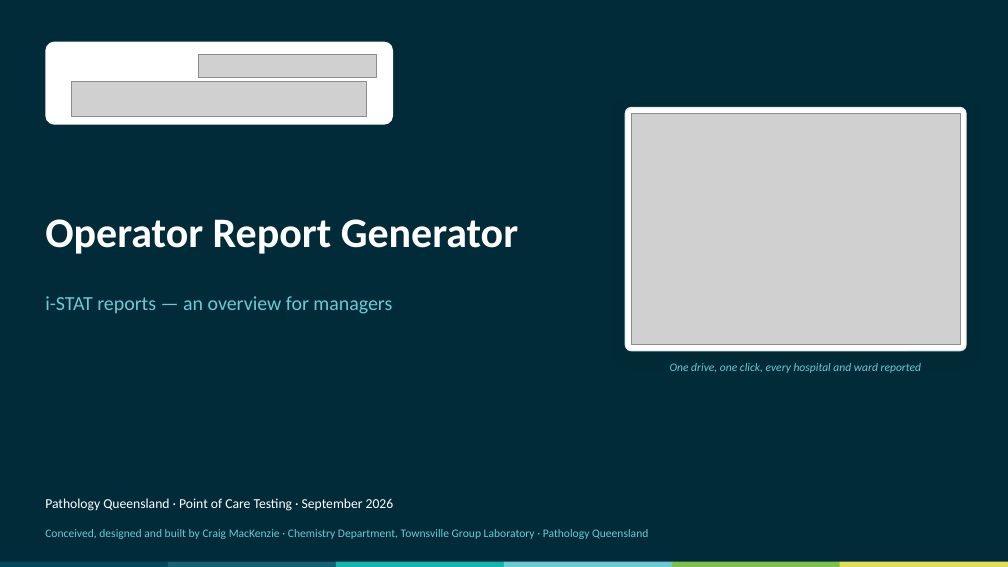
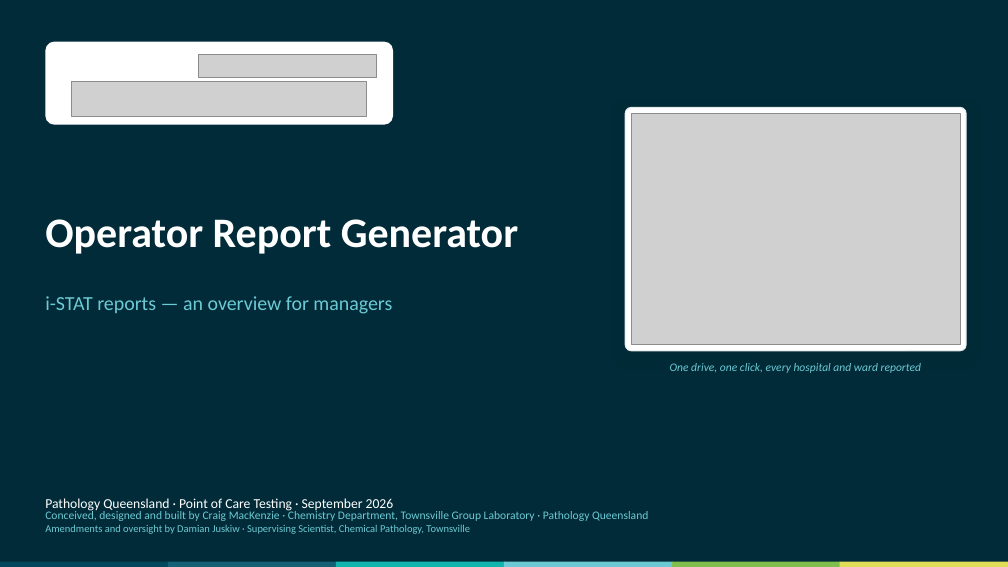
Before and after one commit to swornsealed/Report-app, a slide deck: slide 1 of PQ_Report_Generator_Overview_for_Managers_iSTAT.pptx. Drawn at 1008x567 pixels with LibreOffice and Linux fonts; fonts in the diff are those of the drawing; grey boxes stand for pictures. Boxes give left, top, right and bottom in pixels: in the first picture for what was removed or moved away, otherwise in the second. Text is boxed around its words. In the diff, an @@ line names an element or a change of style, - is before the commit and + after.

```diff
--- a/PQ_Report_Generator_Overview_for_Managers_iSTAT.pptx
+++ b/PQ_Report_Generator_Overview_for_Managers_iSTAT.pptx
@@ text "Conceived, designed and built by ...": place and size @@
-text "Conceived, designed and built by ..." at (45, 529, 648, 539)
+text "Conceived, designed and built by ..." at (45, 509, 648, 534)
@@ text at (45, 524, 470, 534): paragraph added @@
+Amendments and oversight by Damian Juskiw · Supervising Scientist, Chemical Pathology, Townsville
```
Also in this commit, not shown: 10 other slides changed, 1 slide added, 20 other files.
